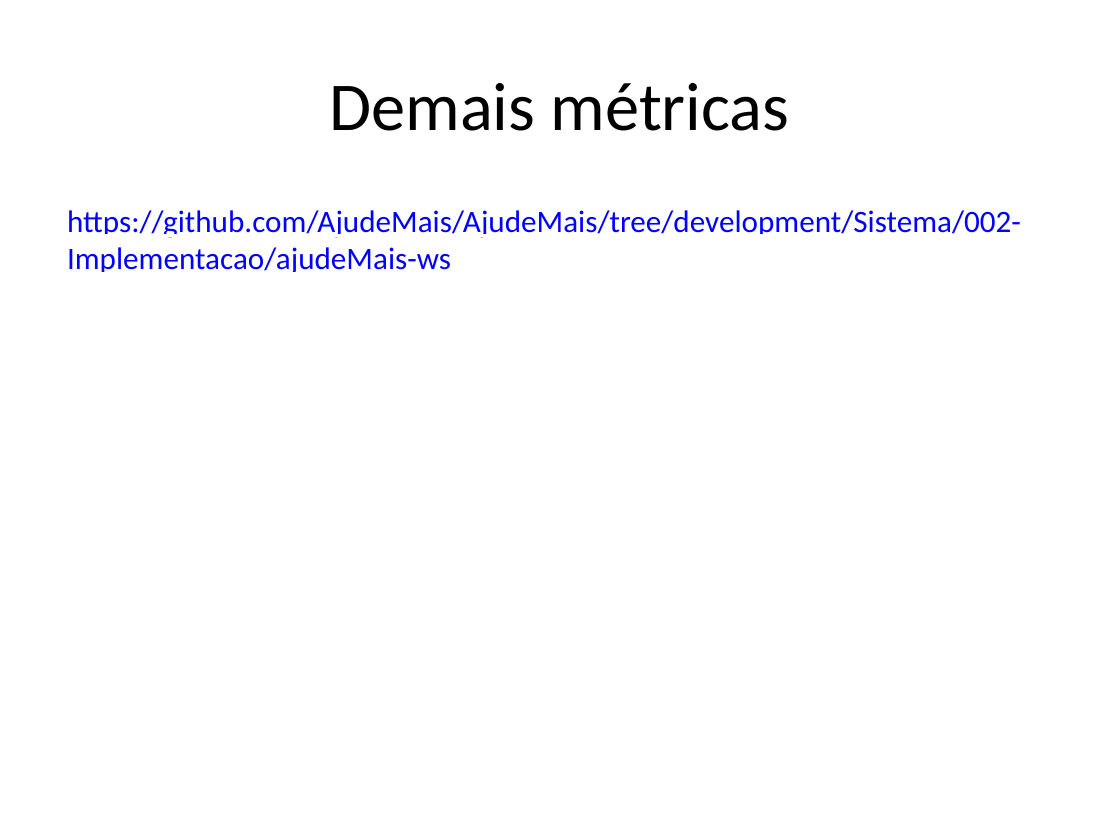
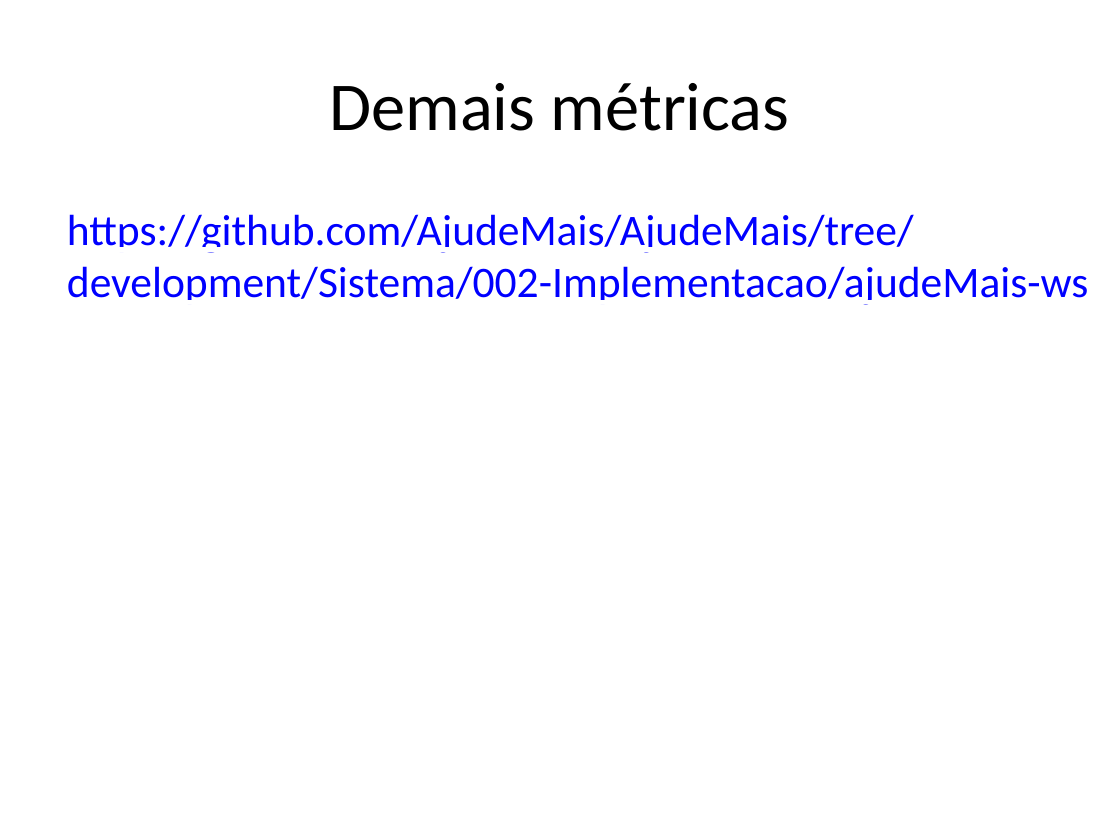
Before and after one commit to AjudeMais/ajudeMais-Projeto, a slide deck: slide 15 of Projeto-AjudeMais/002-Acompanhamento/Iteracao-02/ADR - apresentacao de resultados-IT02.pptx. Drawn at 1120x840 pixels with LibreOffice and Linux fonts; fonts in the diff are those of the drawing. Boxes give left, top, right and bottom in pixels: in the first picture for what was removed or moved away, otherwise in the second. Text is boxed around its words. In the diff, an @@ line names an element or a change of style, - is before the commit and + after.

```diff
--- a/Projeto-AjudeMais/002-Acompanhamento/Iteracao-02/ADR - apresentacao de resultados-IT02.pptx
+++ b/Projeto-AjudeMais/002-Acompanhamento/Iteracao-02/ADR - apresentacao de resultados-IT02.pptx
@@ text "https://github.com/AjudeMais/AjudeMais/tree/development/Sist ..." at (x1=67, y1=214, x2=1089, y2=305): size 20 to 28 pt @@
```
Also in this commit, not shown: 2 other slides changed.
